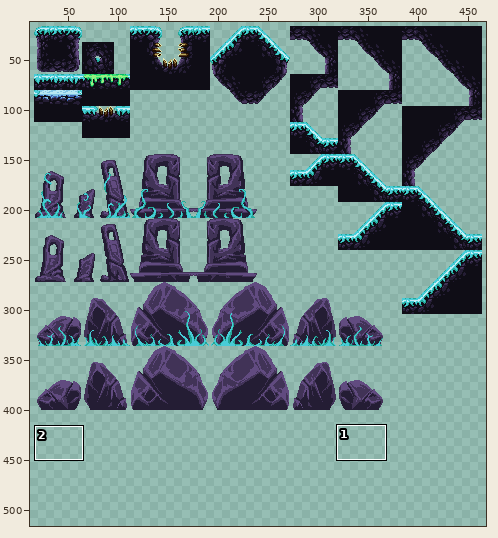
Pixel-art file: Assets/Maps/Tiletsets/akubi_tileset_1.aseprite. Above, an overview of the earlier version with the close-up marked.
Close-up. As it was:
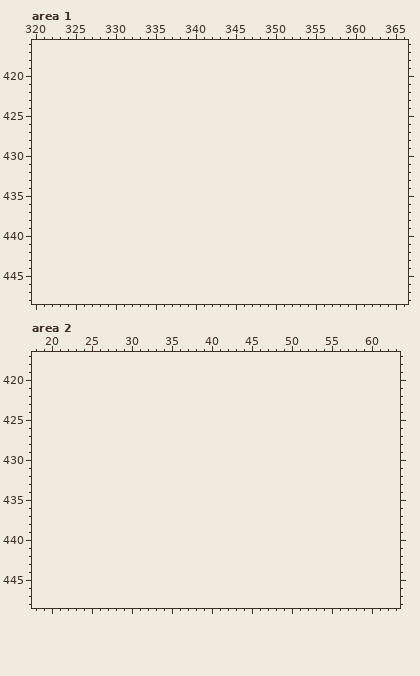
496x416 pixels, 1 frame. Shown: area 1: x 320..366, y 416..448; area 2: x 18..63, y 417..448. The old version is drawn lined up with the new one, on the new canvas. The wide view leaves out empty margins. The commit also changed other parts of the picture, which this record leaves out.
New version:
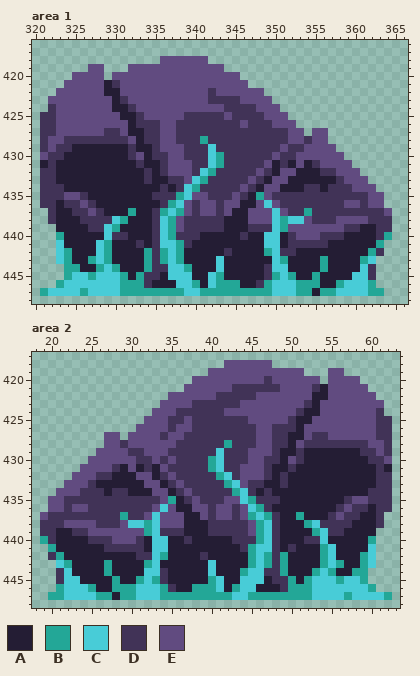
Palette (. is transparent): A #241d34  B #23a797  C #48ccd7  D #413357  E #614b80
The edit:
canvas 496x416 -> 496x544
Changed rows in their new state; - is an unchanged pixel.
Area 1:
first column x 321:
418 ---------------EEEEEE-----------------------
419 ------EE---EEEEEEEEEEEE---------------------
420 ----EEEE-EEEEEEEEEEEEEEEE-------------------
421 ---EEEEEADEEEEEEEEEEEEEEEE------------------
422 --EEEEEEAAEEEEEEEEEEEDEEEEEE----------------
423 -EEEEEEEEADEEEEEEEEEEDDDDEEEE---------------
424 -DEEEEEEEAADEEEEEEEEEEEDDDDEEE--------------
425 DDEEEEEEEEAADEEEEEDDDDDEDDDDEEE-------------
426 DDEEEEEEEEEADDDEEDDDDDDDDEDDDEEE------------
427 DDEEEEEEDDEAADDEEDDDDDDDDDDDDDDEE-EE--------
428 DEEDDDDDDDDEADDEEDDDBDDDDDDDDDDEEDEE--------
429 DEDDAAAAAAADAADEEEDDDCDDDDDDDDEDDEEEE-------
430 EDDAAAAAAAADEADDEEDDDCBDDDDDDEDDEEEEEE------
431 ADAAAAAAAAAADAADEEEDDCBDDDDDEADAEADEEEE-----
432 DDAAAAAAAAAAADADEEEDCBDDDDDEDAEEAAADDEEE----
433 DDAAAAAAAAAAADAADDECBDDDDDEDAEEAAAAAADEEE---
434 DDDAAAAAAAAAAAADADCBDDDDDEDAEEAAADDADDDEEE--
435 DDDEEDAAAAAAAADDDBCEEDDDEDABEDDDDDDDDDDDDEE-
436 DDADDEDAAAAAAAADBCEDEEDEEAAECEDDDDDDDDEEDEE-
437 -DAADDEDAAABAADBCBEDEEDEAAEEECEDDBDDDDDDDDDE
438 -DAAADDDDCBAAADCBEDDDDDAAAEEECBCCEDDDEEEEDDD
439 --AAAADDCBAAAADCBEDDDDDAAADDDCBEEEEEEEDDAADD
440 --BAAAAACDDAAADCBDDDAAAAADAACCADEEEDDDAAAADB
441 --CAAAACBAAADADCCBDAAAAAAAAACCADDDDDAAAAAAB-
442 --CBAAACBAAAABDBCBAAAAADAAAABCDDAAAAAAAAABD-
443 --CBAABCBAAAABDBCBAAAACAAAAAACBAAAABAAAABC--
444 ---BBAABCBAAABDDCCBAAACAAAAADCCAAAABAAAACD--
445 ---BCCBCCCBABDDACCCAACBAAAAADBCBAABAAAACCD--
446 --BCCCCCCCBBBDAAACCBACBBBAADBCCCBBBAABCCCB--
447 BCCCCBCCCCBBBBBBBBCCBBBBBBBBBCCCBBABBCCCCBB-
Area 2:
first column x 19:
418 -----------------------EEEEEE---------------
419 ---------------------EEEEEEEEEEEE---EE------
420 -------------------EEEEEEEEEDEEEEEE-EEEE----
421 ------------------EEEEEEDDDDDDEEEEDAEEEEE---
422 ----------------EEEEEEDDDDDEEEEEEEAAEEEEEE--
423 ---------------EEEEDDDDDDEEEEEEEEDAEEEEEEEE-
424 --------------EEEDDDDDDEEEEEEEEEDAAEEEEEEED-
425 -------------EEEDDEDDDDDDDEEEEEDAAEEEEEEEEDD
426 ------------EEEEDEEDDDDDDDDEEDDDAEEEEEEEEEDD
427 --------EE-EEEEDEEDDDDDDDDDEEDDAAEDDEEEEEEDD
428 --------EEDEEEEEEDDDDDDBDDDEEDDAEDDDDDDDDEED
429 -------EEEEDDEEEDDDDDDCDDDEEEDAADAAAAAAADDED
430 ------EEEEEEDDEDEDDDDBCDDDEEDDAEDAAAAAAAADDE
431 -----EEEEDAEADAEDDDDDBCDDEEEDAADAAAAAAAAAADA
432 ----EEEDDAAAEEADEDDDDDBCDEEEDADAAAAAAAAAAADD
433 ---EEEDAAAAAAEEADEDDDDDBCEDDAADAAAAAAAAAAADD
434 --EEEDDDADDAAAEEADEDDDDDBCDADAAAAAAAAAAAADDD
435 -EEDDDDDDDDDDDDEBADEDDDEECBDDDAAAAAAAADEEDDD
436 -EEDEEDDDDDDDDECEAAEEDEEDECBDAAAAAAAADEDDADD
437 EDDDDDDDDDBDDECEEEAAEDEEDEBCBDAABAAADEDDAAD-
438 DDDEEEEDDDECCBCEEEAAADDDDDEBCDAAABCDDDDAAAD-
439 DDAADDEEEEEEEBCDDDAAADDDDDEBCDAAAABCDDAAAA--
440 BDAAAADDDEEEDACCAADAAAAADDDBCDAAADDCAAAAAB--
441 -BAAAAAADDDDDACCAAAAAAAAADBCCDADAAABCAAAAC--
442 -DBAAAAAAAAADDCBAAAADAAAAABCBDBAAAABCAAABC--
443 --CBAAAABAAAABCAAAAAACAAAABCBDBAAAABCBAABC--
444 --DCAAAABAAAACCDAAAAACAAABCCDDBAAABCBAABB---
445 --DCCAAAABAABCBDAAAAABCAACCCADDBABCCCBCCB---
446 --BCCCBAABBBCCCBDAABBBCABCCAAADBBBCCCCCCCB--
447 -BBCCCCBBABBCCCBBBBBBBBBCCBBBBBBBBCCCCBCCCCB
Changed places in both close-ups, as pixel boxes (x1, y1, x2, y2):
added: (40, 56, 392, 296)
added: (40, 360, 392, 600)
